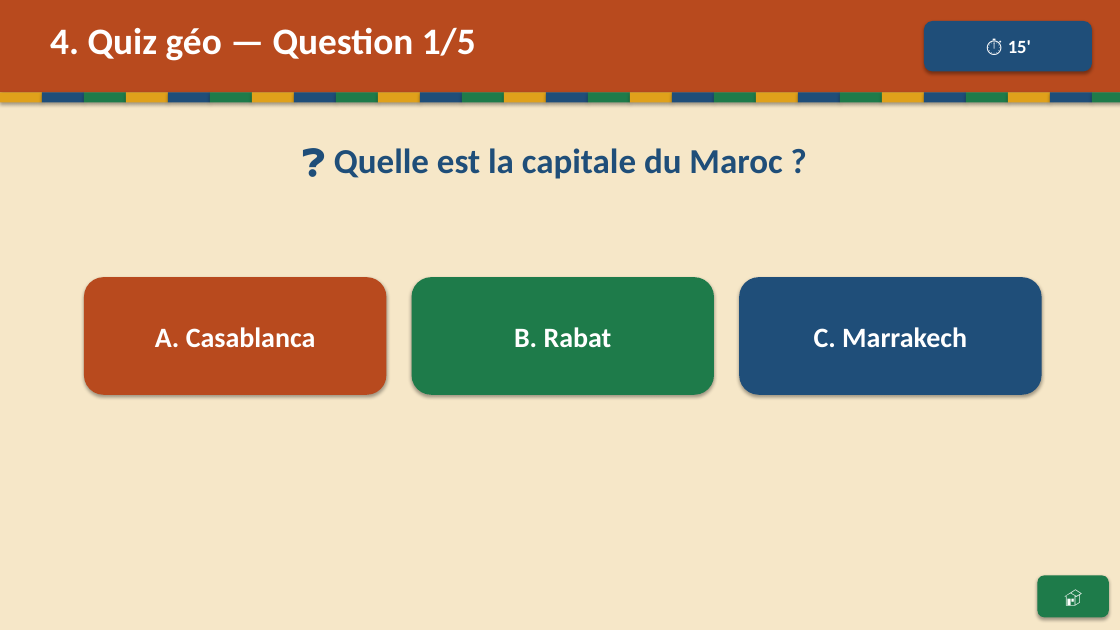
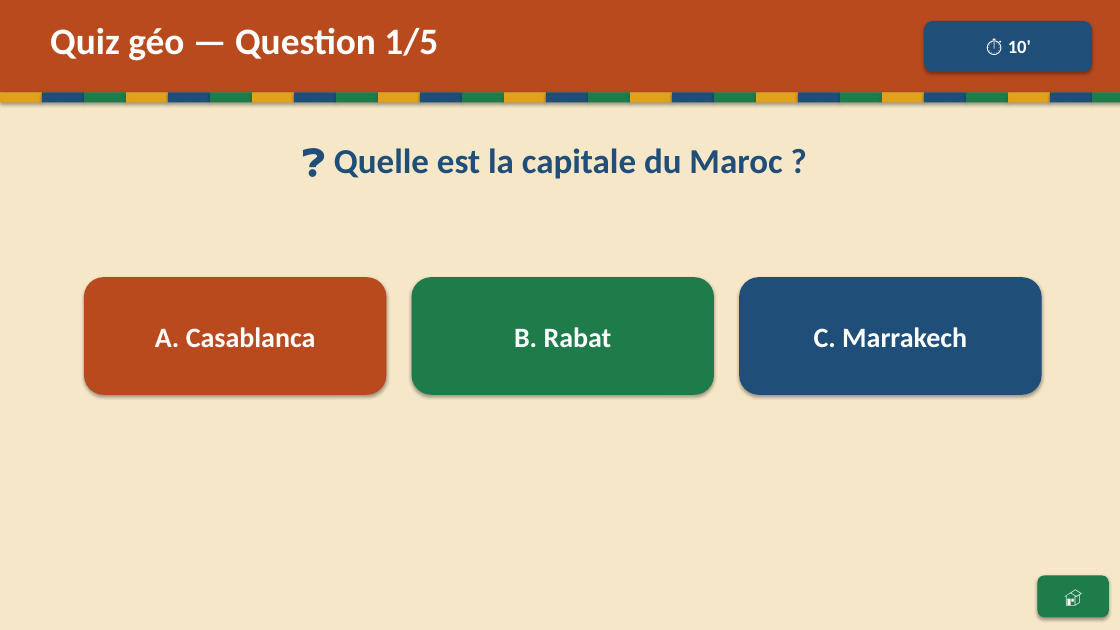
Before and after one commit to Paquereauman/Paquereauman, a slide deck: slide 10 of maghreb/maghreb-interactif.pptx (slide 9 before the commit). Drawn at 1120x630 pixels with LibreOffice and Linux fonts; fonts in the diff are those of the drawing. Boxes give left, top, right and bottom in pixels: in the first picture for what was removed or moved away, otherwise in the second. Text is boxed around its words. In the diff, an @@ line names an element or a change of style, - is before the commit and + after.

```diff
--- a/maghreb/maghreb-interactif.pptx
+++ b/maghreb/maghreb-interactif.pptx
@@ text at [50, 27, 438, 61]: text changed @@
-4. Quiz géo — Question 1/5
+Quiz géo — Question 1/5
@@ text in rounded rectangle at [1008, 40, 1031, 53]: text changed @@
-⏱ 15'
+⏱ 10'
```
Also in this commit, not shown: 9 other slides changed, 2 slides added.
